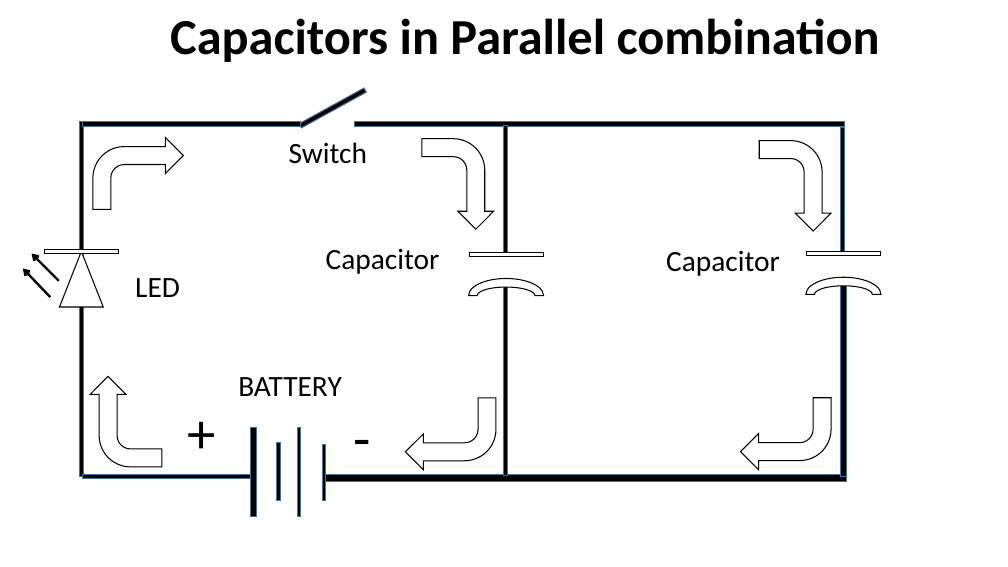
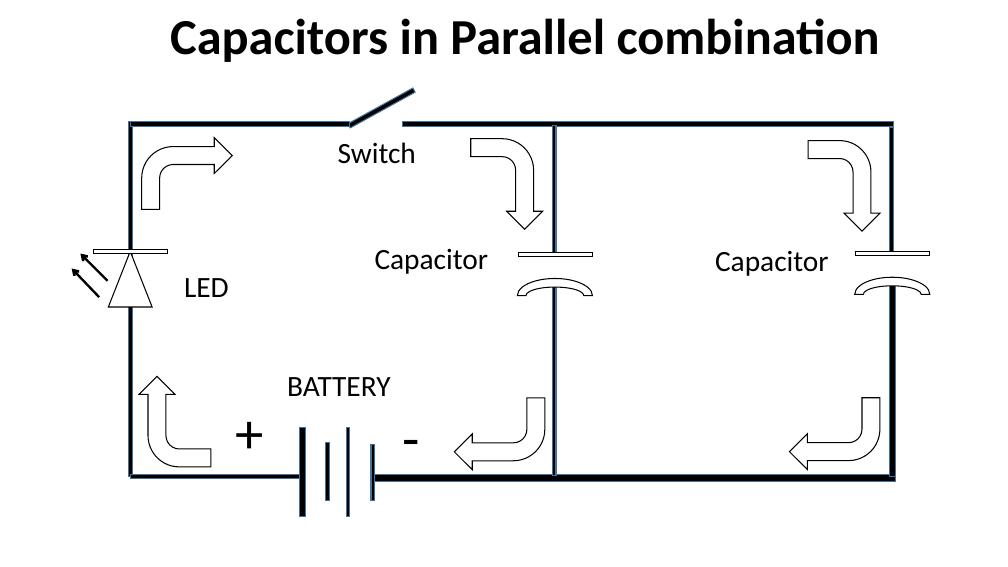
Before and after one commit to infocelab/embedded-projects, a slide deck: slide 10 of Documents/projects for schools.pptx. Drawn at 1008x567 pixels with LibreOffice and Linux fonts; fonts in the diff are those of the drawing. Boxes give left, top, right and bottom in pixels: in the first picture for what was removed or moved away, otherwise in the second. Text is boxed around its words. In the diff, an @@ line names an element or a change of style, - is before the commit and + after.

```diff
--- a/Documents/projects for schools.pptx
+++ b/Documents/projects for schools.pptx
@@ 17 rectangles, 7 texts, 6 bent arrows, 2 arch (boxed as its full ring)s, 2 arrows, 1 triangle: place and size @@
-17 rectangles, 7 texts, 6 bent arrows, 2 arch (boxed as its full ring)s, 2 arrows, 1 triangle at box(23, 88, 881, 516)
+17 rectangles, 7 texts, 6 bent arrows, 2 arch (boxed as its full ring)s, 2 arrows, 1 triangle at box(72, 88, 930, 516)
```
Also in this commit, not shown: 5 other slides changed, 7 slides added, 40 other files.
